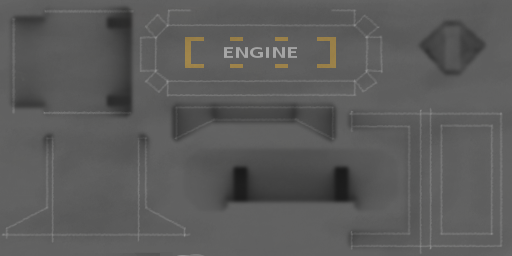
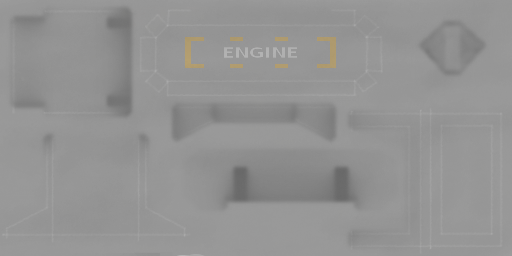
Two versions of the same layered image (512x256). Layer-by-layer changes:
moved "AO" into group "Diffuse" over [0, 2, 510, 255]
moved "Shadow" into group "Diffuse" over [0, 0, 512, 256]
moved "Edges" into group "Diffuse" over [1, 9, 503, 255]
moved "ENGINE" into group "Diffuse" over [224, 47, 297, 58]
moved "Details" into group "Diffuse" over [185, 37, 336, 68]
moved "Ebene" into group "Diffuse" over [0, 0, 512, 256]
added layer "DIFF" over [0, 0, 512, 256]
